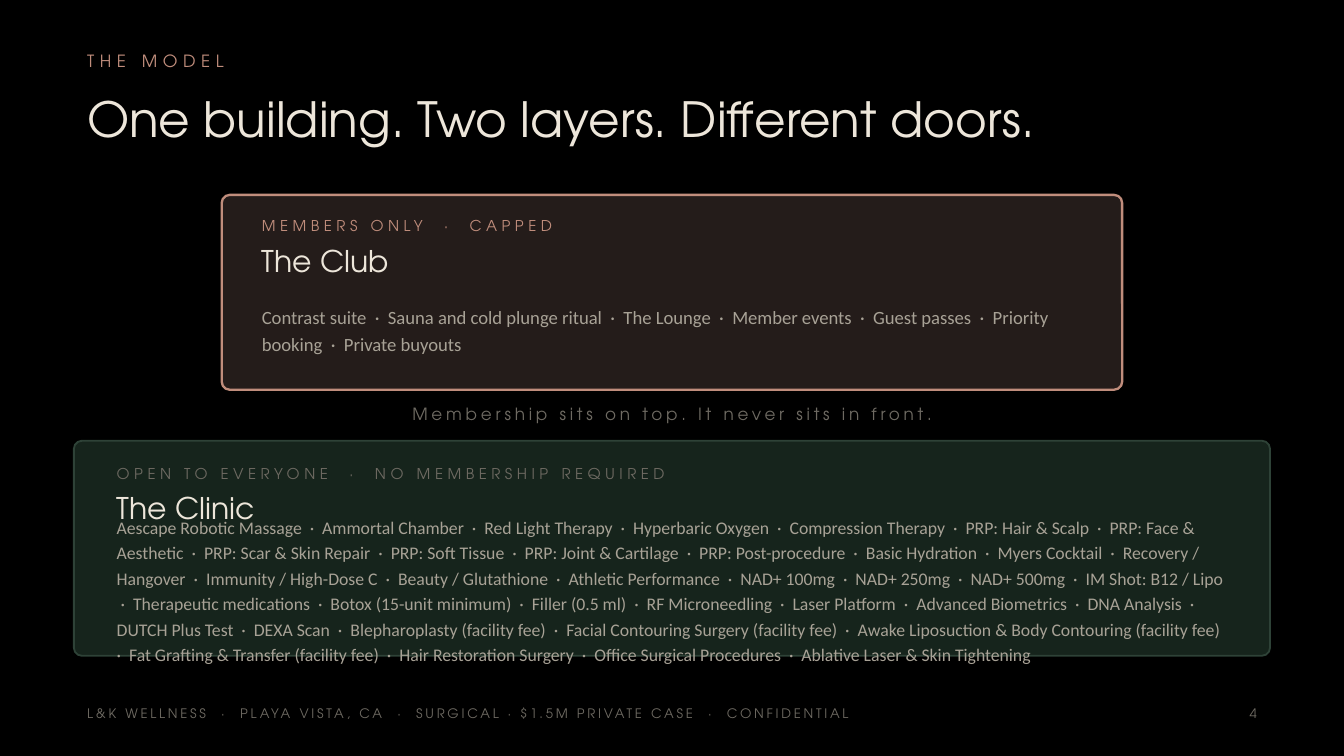
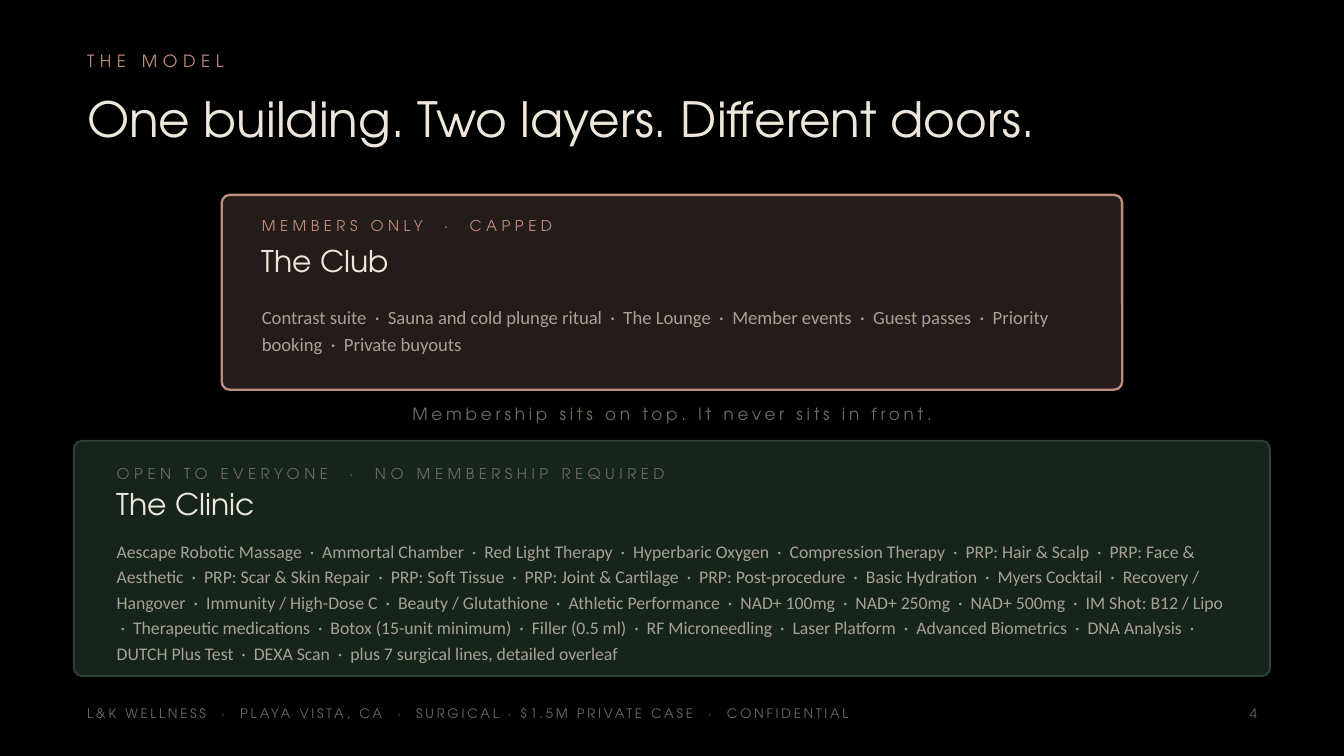
Before and after one commit to apexalpha811/2mil_surgical, a slide deck: slide 4 of 1.5mil_surgical.pptx. Drawn at 1344x756 pixels with LibreOffice and Linux fonts; fonts in the diff are those of the drawing. Boxes give left, top, right and bottom in pixels: in the first picture for what was removed or moved away, otherwise in the second. Text is boxed around its words. In the diff, an @@ line names an element or a change of style, - is before the commit and + after.

```diff
--- a/1.5mil_surgical.pptx
+++ b/1.5mil_surgical.pptx
@@ rounded rectangle: place and size @@
-rounded rectangle at <box>74,441,1270,656</box>
+rounded rectangle at <box>74,441,1270,676</box>
@@ rounded rectangle at <box>74,441,1270,676</box>: proportions changed @@
@@ text "The Clinic" rewrapped from <box>117,496,255,534</box> to <box>117,492,255,516</box> @@
@@ text "Aescape Robotic Massage · Ammortal ..." at <box>117,545,1223,663</box>: vertical alignment middle to top @@
@@ text at <box>117,545,1223,663</box>: text changed @@
-Aescape Robotic Massage · Ammortal Chamber · Red Light Therapy · Hyperbaric Oxygen · Compression Therapy · PRP: Hair & Scalp · PRP: Face & Aesthetic · PRP: Scar & Skin Repair · PRP: Soft Tissue · PRP: Joint & Cartilage · PRP: Post-procedure · Basic Hydration · Myers Cocktail · Recovery / Hangover · Immunity / High-Dose C · Beauty / Glutathione · Athletic Performance · NAD+ 100mg · NAD+ 250mg · NAD+ 500mg · IM Shot: B12 / Lipo · Therapeutic medications · Botox (15-unit minimum) · Filler (0.5 ml) · RF Microneedling · Laser Platform · Advanced Biometrics · DNA Analysis · DUTCH Plus Test · DEXA Scan · Blepharoplasty (facility fee) · Facial Contouring Surgery (facility fee) · Awake Liposuction & Body Contouring (facility fee) · Fat Grafting & Transfer (facility fee) · Hair Restoration Surgery · Office Surgical Procedures · Ablative Laser & Skin Tightening
+Aescape Robotic Massage · Ammortal Chamber · Red Light Therapy · Hyperbaric Oxygen · Compression Therapy · PRP: Hair & Scalp · PRP: Face & Aesthetic · PRP: Scar & Skin Repair · PRP: Soft Tissue · PRP: Joint & Cartilage · PRP: Post-procedure · Basic Hydration · Myers Cocktail · Recovery / Hangover · Immunity / High-Dose C · Beauty / Glutathione · Athletic Performance · NAD+ 100mg · NAD+ 250mg · NAD+ 500mg · IM Shot: B12 / Lipo · Therapeutic medications · Botox (15-unit minimum) · Filler (0.5 ml) · RF Microneedling · Laser Platform · Advanced Biometrics · DNA Analysis · DUTCH Plus Test · DEXA Scan · plus 7 surgical lines, detailed overleaf
```
Also in this commit, not shown: 35 other slides changed, 6 slides added, 5 other files.
